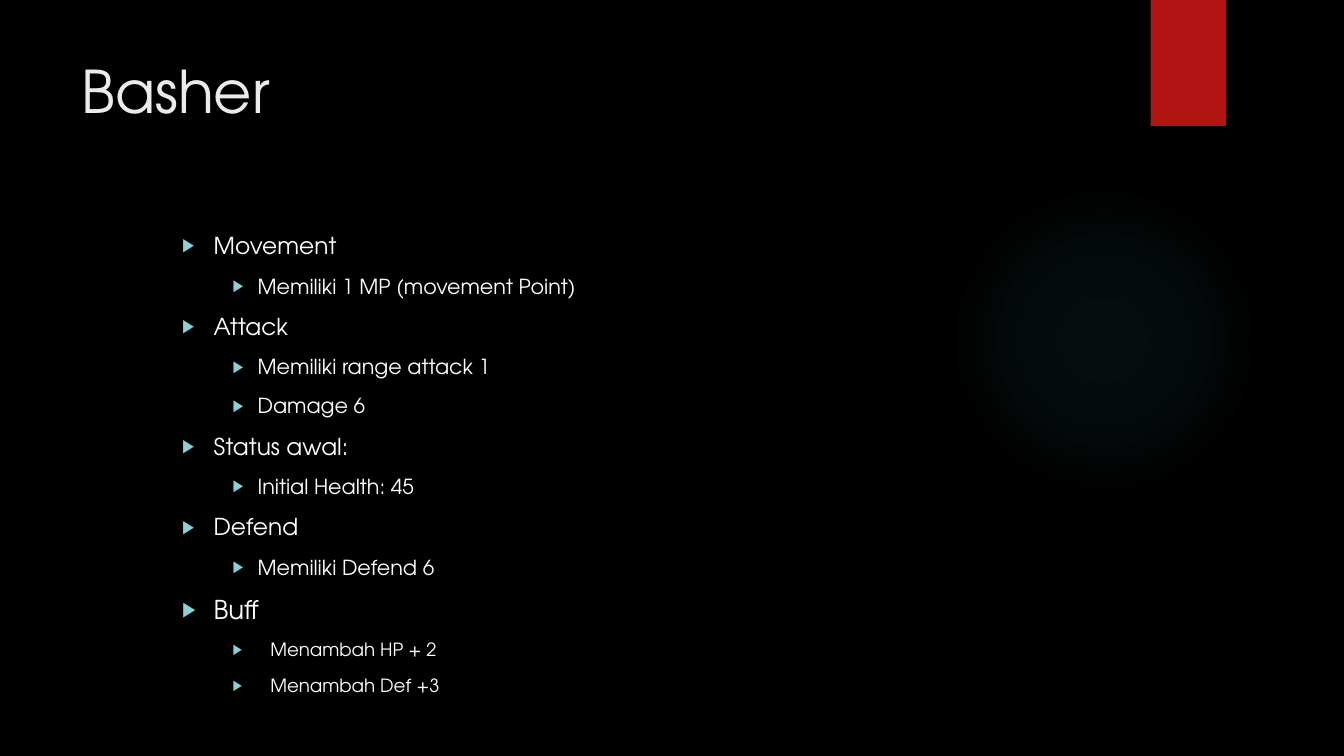
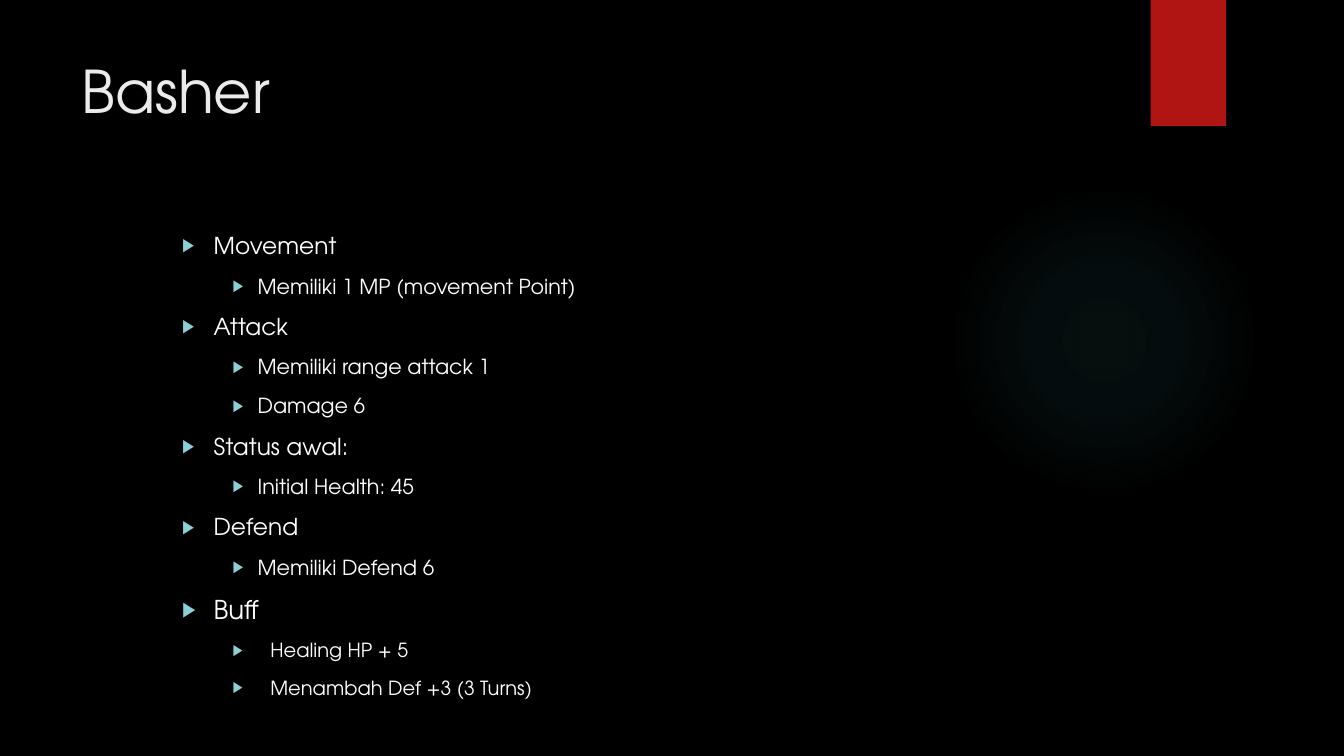
Before and after one commit to kennyoctacio/BeastSwipe, a slide deck: slide 9 of Documents/Spectrum Order PPT.pptx. Drawn at 1344x756 pixels with LibreOffice and Linux fonts; fonts in the diff are those of the drawing; background and template pictures are left out. Boxes give left, top, right and bottom in pixels: in the first picture for what was removed or moved away, otherwise in the second. Text is boxed around its words. In the diff, an @@ line names an element or a change of style, - is before the commit and + after.

```diff
--- a/Documents/Spectrum Order PPT.pptx
+++ b/Documents/Spectrum Order PPT.pptx
@@ text at <box>270,642,532,699</box>: text changed; size 12.9 to 13.9 pt @@
-        ▶ Menambah HP + 2
-        ▶ Menambah Def +3
+        ▶ Healing HP + 5
+        ▶ Menambah Def +3 (3 Turns)
```
Also in this commit, not shown: 1 other slide changed, 1 other file.
